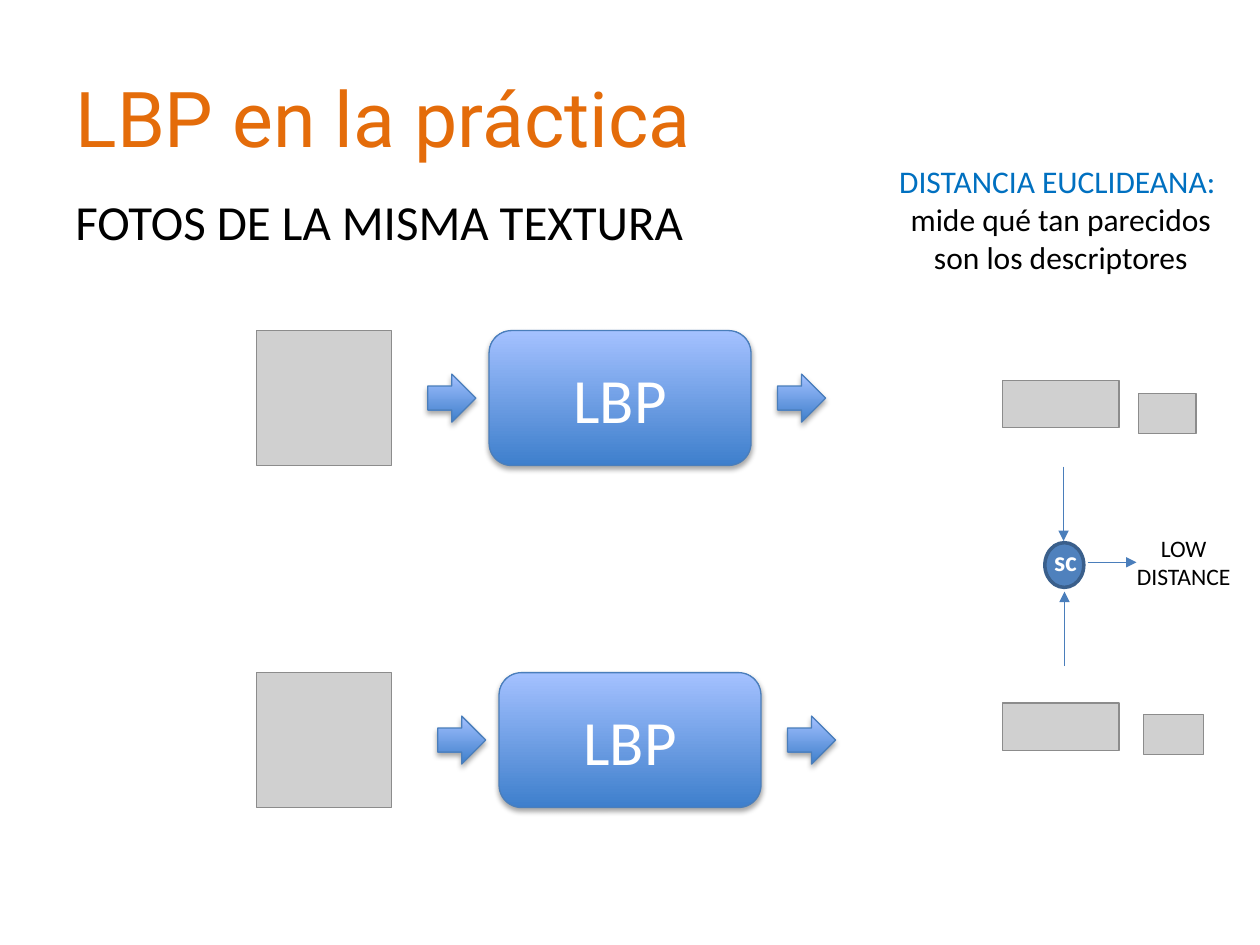
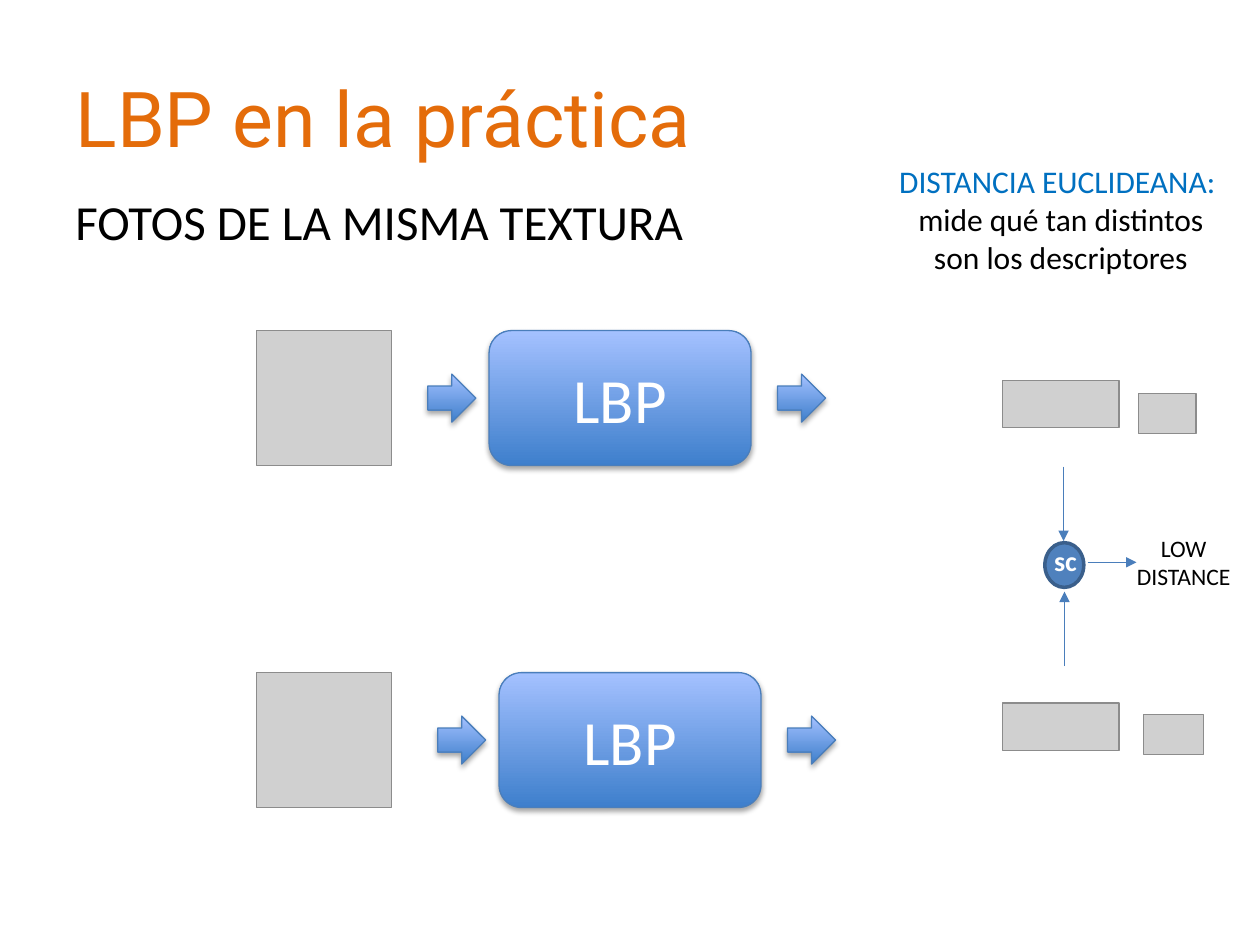
Before and after one commit to MFMG99/patrones, a slide deck: slide 47 of clases/Cap02_Extraccion_de_Caracteristicas/presentations/PAT02_LocalBinaryPatterns.pptx. Drawn at 1260x945 pixels with LibreOffice and Linux fonts; fonts in the diff are those of the drawing; grey boxes stand for pictures. Boxes give left, top, right and bottom in pixels: in the first picture for what was removed or moved away, otherwise in the second. Text is boxed around its words. In the diff, an @@ line names an element or a change of style, - is before the commit and + after.

```diff
--- a/clases/Cap02_Extraccion_de_Caracteristicas/presentations/PAT02_LocalBinaryPatterns.pptx
+++ b/clases/Cap02_Extraccion_de_Caracteristicas/presentations/PAT02_LocalBinaryPatterns.pptx
@@ text at [918, 209, 1204, 274]: text changed @@
-mide qué tan parecidos son los descriptores
+mide qué tan distintos son los descriptores
```
Also in this commit, not shown: 3 other slides changed.
